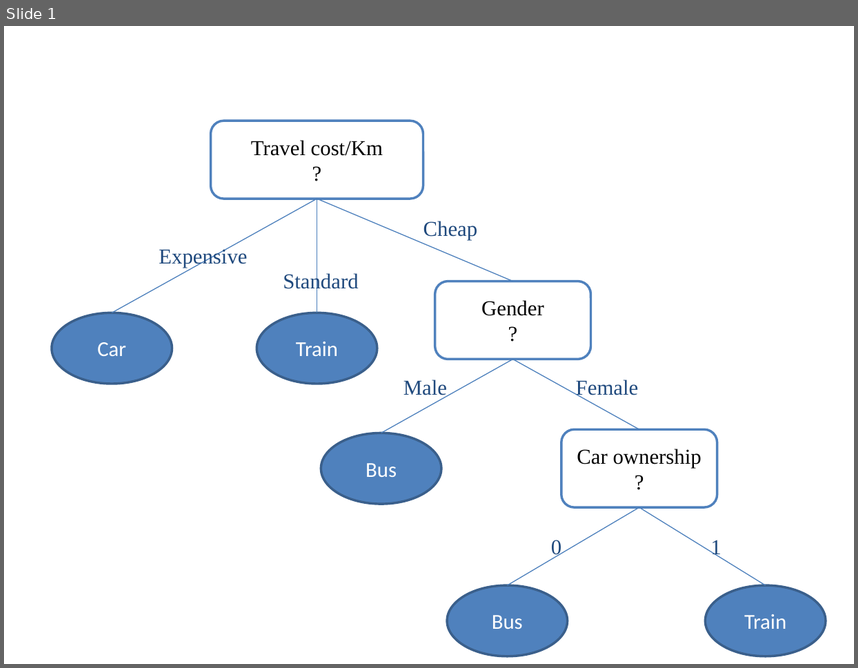
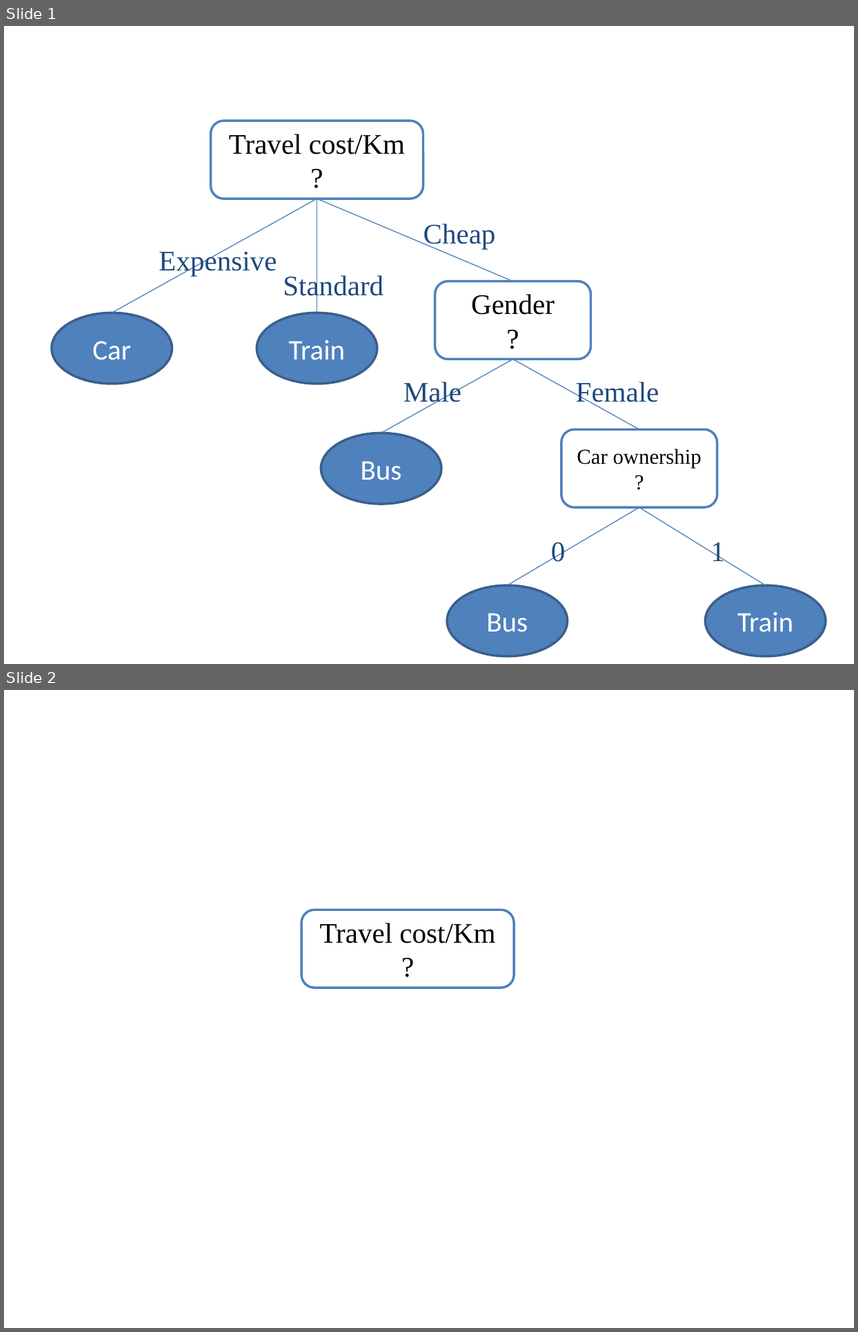
Before and after one commit to khanhduy94/jobzoom, a slide deck: Documents/Thesis Report Picture.pptx. Shown one above the other, each under a label of ours: slide 1 before the commit, slides 1 and 2 after it. The pictures are 858x668 and 858x1332 pixels, drawn with LibreOffice and Linux fonts; fonts in the diff are those of the drawing. Boxes give left, top, right and bottom in pixels: in the first picture for what was removed or moved away, otherwise in the second. Text is boxed around its words. In the diff, an @@ line names an element or a change of style, - is before the commit and + after.

```diff
--- a/Documents/Thesis Report Picture.pptx
+++ b/Documents/Thesis Report Picture.pptx
@@ slide 2 added at box(4, 690, 854, 1328), background #FFFFFF @@
@@ rounded rectangle added at box(301, 909, 514, 987), fill #FFFFFF, outline #4F81BD 2 pt, 24 pt, text #000000 @@
+Travel cost/Km
+?
@@ slide 1 changed as well @@
@@ size 18 to 24 pt in 14 elements at box(210, 121, 423, 198), box(52, 312, 172, 383), box(321, 432, 441, 503), box(705, 586, 826, 656), box(257, 312, 377, 383), box(447, 586, 568, 656), box(435, 281, 590, 359), box(283, 273, 383, 301), box(424, 223, 496, 249), box(404, 381, 461, 407), box(576, 381, 660, 407), box(551, 541, 566, 561), box(711, 542, 725, 561), box(159, 248, 277, 276) @@
```
Also in this commit, not shown: 2 other slides added, 2 other files.
